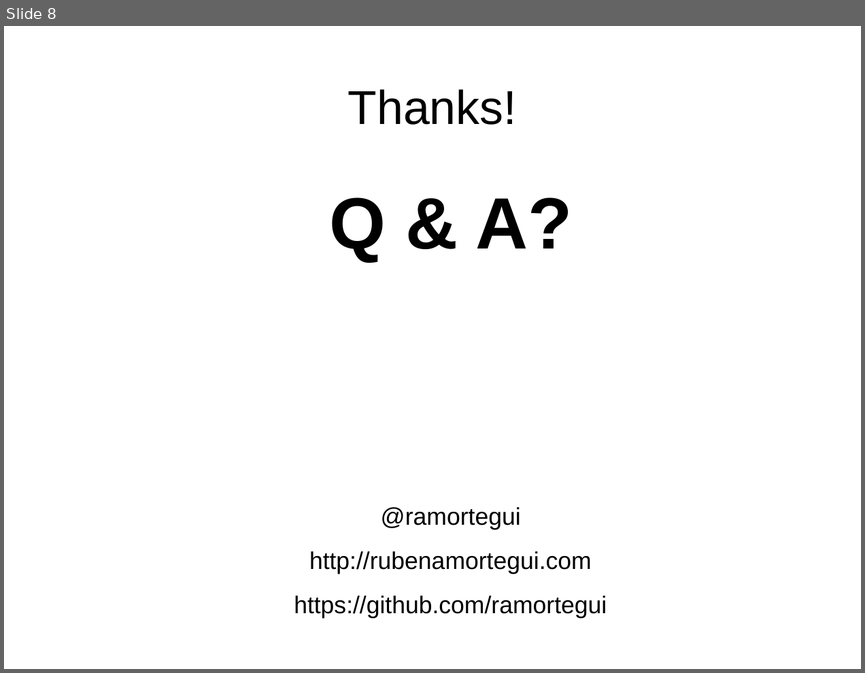
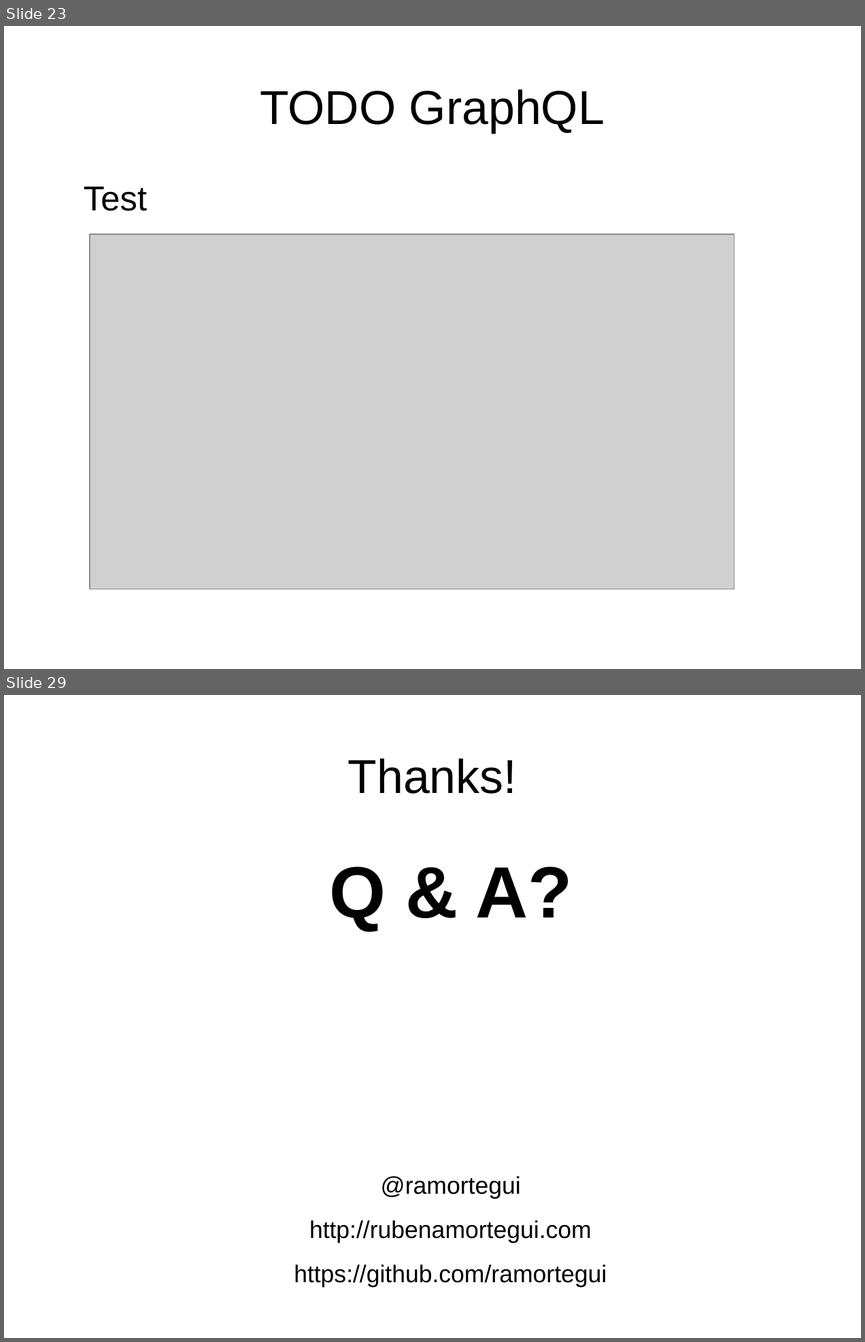
Before and after one commit to ramortegui/talks, a slide deck: elixir-absinthe-basics.odp. Shown one above the other, each under a label of ours: slide 8 before the commit, slides 23 and 29 after it; the slides between them are not shown. The pictures are 865x673 and 865x1342 pixels, drawn with LibreOffice and Linux fonts; fonts in the diff are those of the drawing; grey boxes stand for pictures. Boxes give left, top, right and bottom in pixels: in the first picture for what was removed or moved away, otherwise in the second. Text is boxed around its words. In the diff, an @@ line names an element or a change of style, - is before the commit and + after.

Commit message:
Update presentation and add sample images.

```diff
--- a/elixir-absinthe-basics.odp
+++ b/elixir-absinthe-basics.odp
@@ slide 23 added at (4, 26, 861, 669), background #FFFFFF @@
@@ title added at (260, 89, 604, 133), 44 pt, text #000000 @@
+TODO GraphQL
@@ text added at (84, 186, 147, 211), 32 pt, text #000000 @@
+Test
@@ picture added at (90, 234, 734, 589) @@
@@ what was slide 8 is now slide 29 @@
```
Also in this commit, not shown: 4 slides changed, 23 other slides added, 3 slides removed.
